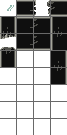
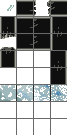
Revision of a layered 67x135 image; what changed, layer by layer:
added layer "Ebene 3" above "Ebene" over [0, 85, 67, 101]
